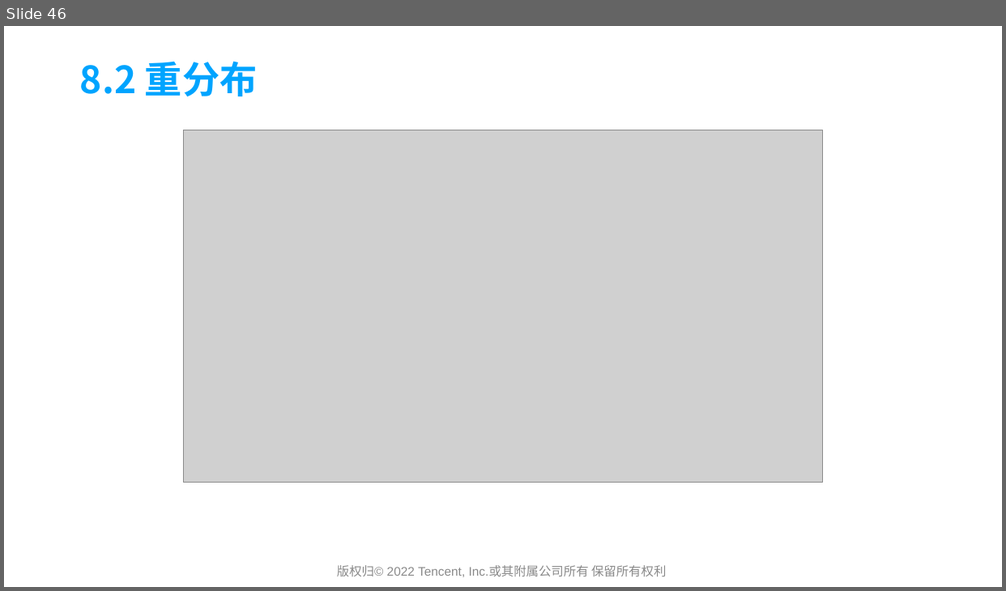
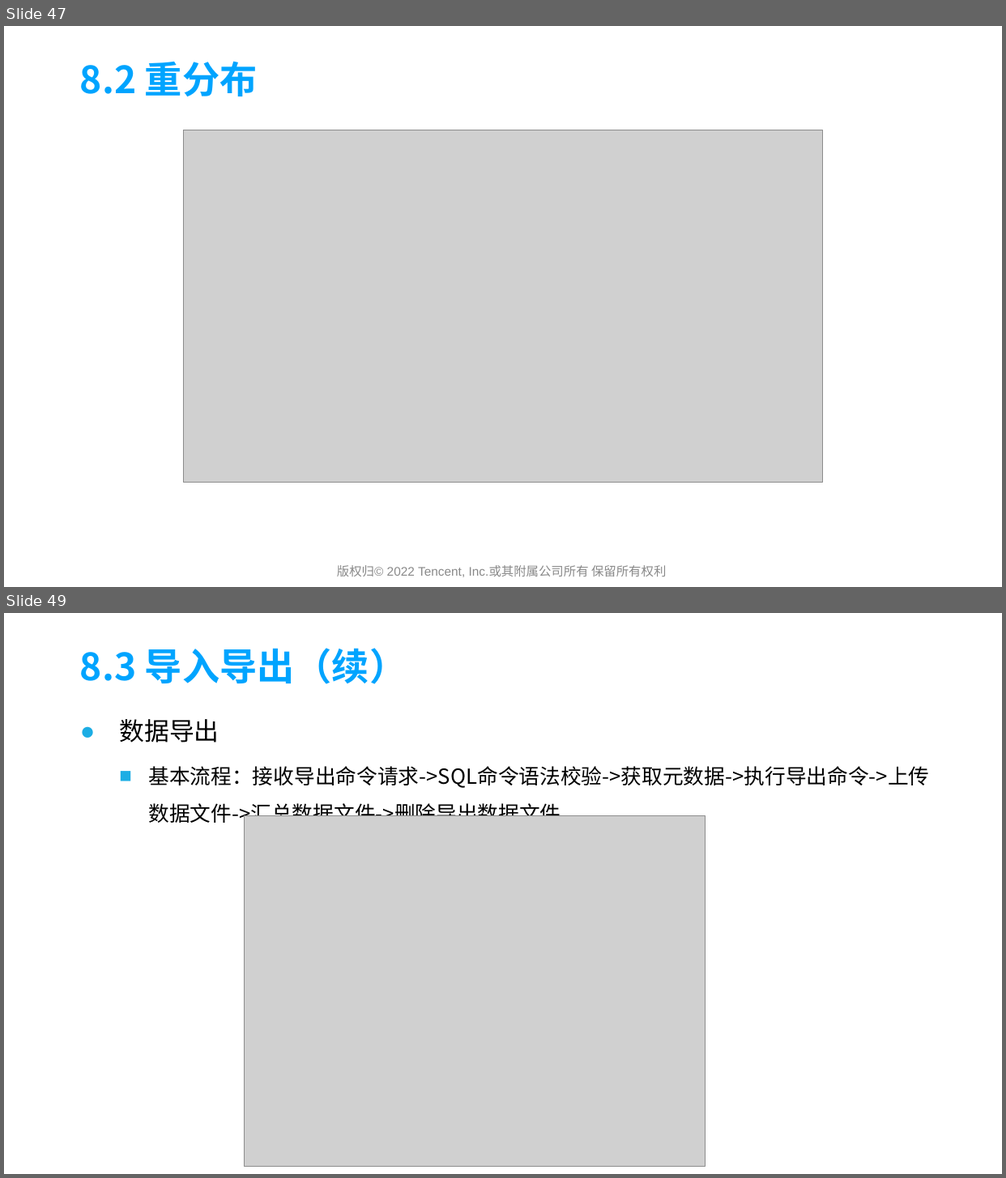
Before and after one commit to yedushusheng/mysql-learning, a slide deck: 28. OLTP/GoldenDB产品简介及架构解析.pptx. Shown one above the other, each under a label of ours: slide 46 before the commit, slides 47 and 49 after it; the slides between them are not shown. The pictures are 1006x591 and 1006x1178 pixels, drawn with LibreOffice and Linux fonts; fonts in the diff are those of the drawing; grey boxes stand for pictures; background and template pictures are left out. Boxes give left, top, right and bottom in pixels: in the first picture for what was removed or moved away, otherwise in the second. Text is boxed around its words. In the diff, an @@ line names an element or a change of style, - is before the commit and + after.

Commit message:
完善PPT流程图

```diff
--- a/28. OLTP/GoldenDB产品简介及架构解析.pptx
+++ b/28. OLTP/GoldenDB产品简介及架构解析.pptx
@@ slide 49 added at (4,613,1002,1174), background picture (left out) @@
@@ title added at (80,648,407,684), 36 pt, text #00A4FF, bold @@
+8.3 导入导出（续）
@@ text added at (119,719,929,827), 20 pt, text #000000 @@
+● 数据导出
+  ■ 基本流程：接收导出命令请求->SQL命令语法校验->获取元数据->执行导出命令->上传数据文件->汇总数据文件->删除导出数据文件
@@ picture added at (244,815,705,1166) @@
@@ text added at (337,1152,666,1167), 12 pt, text #898989 @@
+版权归© 2022 Tencent, Inc.或其附属公司所有 保留所有权利
@@ what was slide 46 is now slide 47 @@
```
Also in this commit, not shown: 4 slides changed, 1 other slide added.
